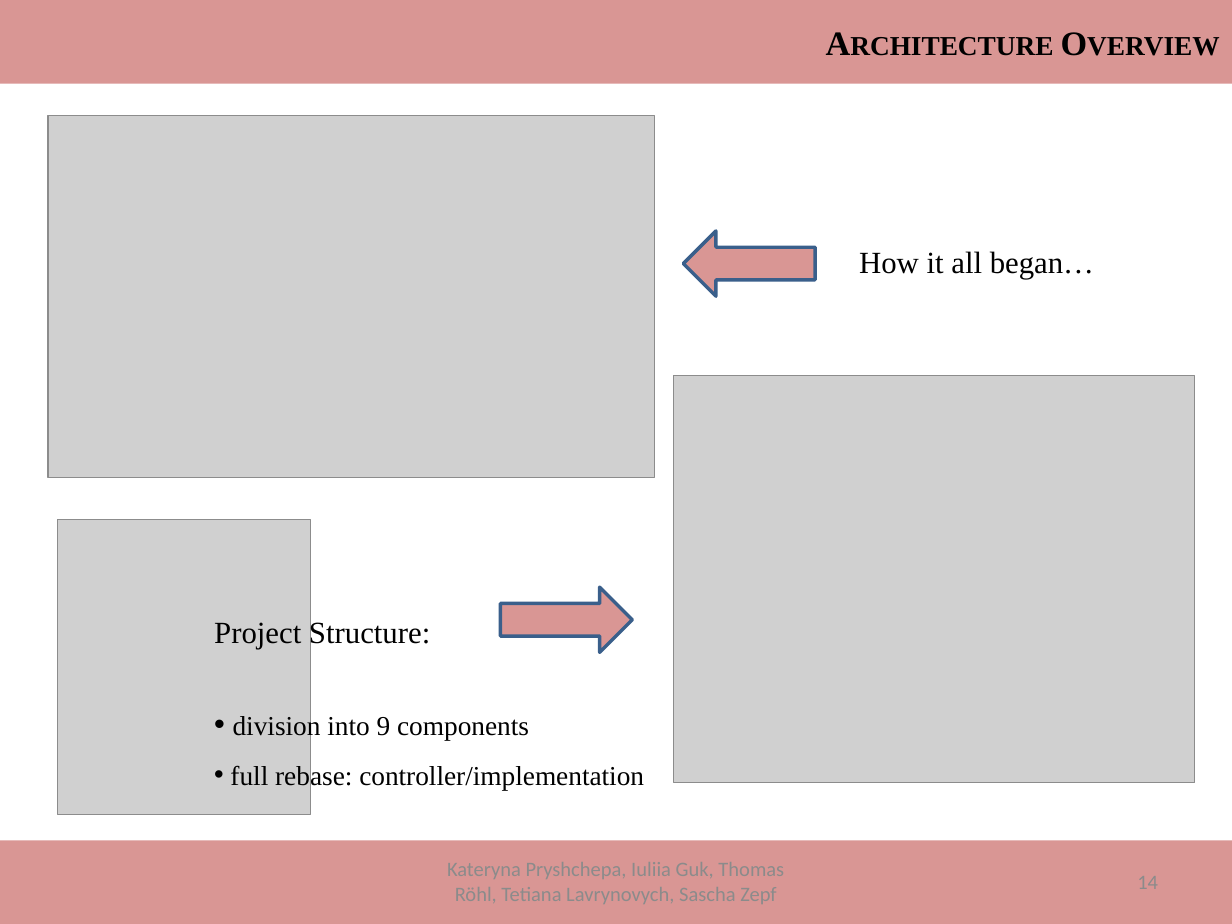
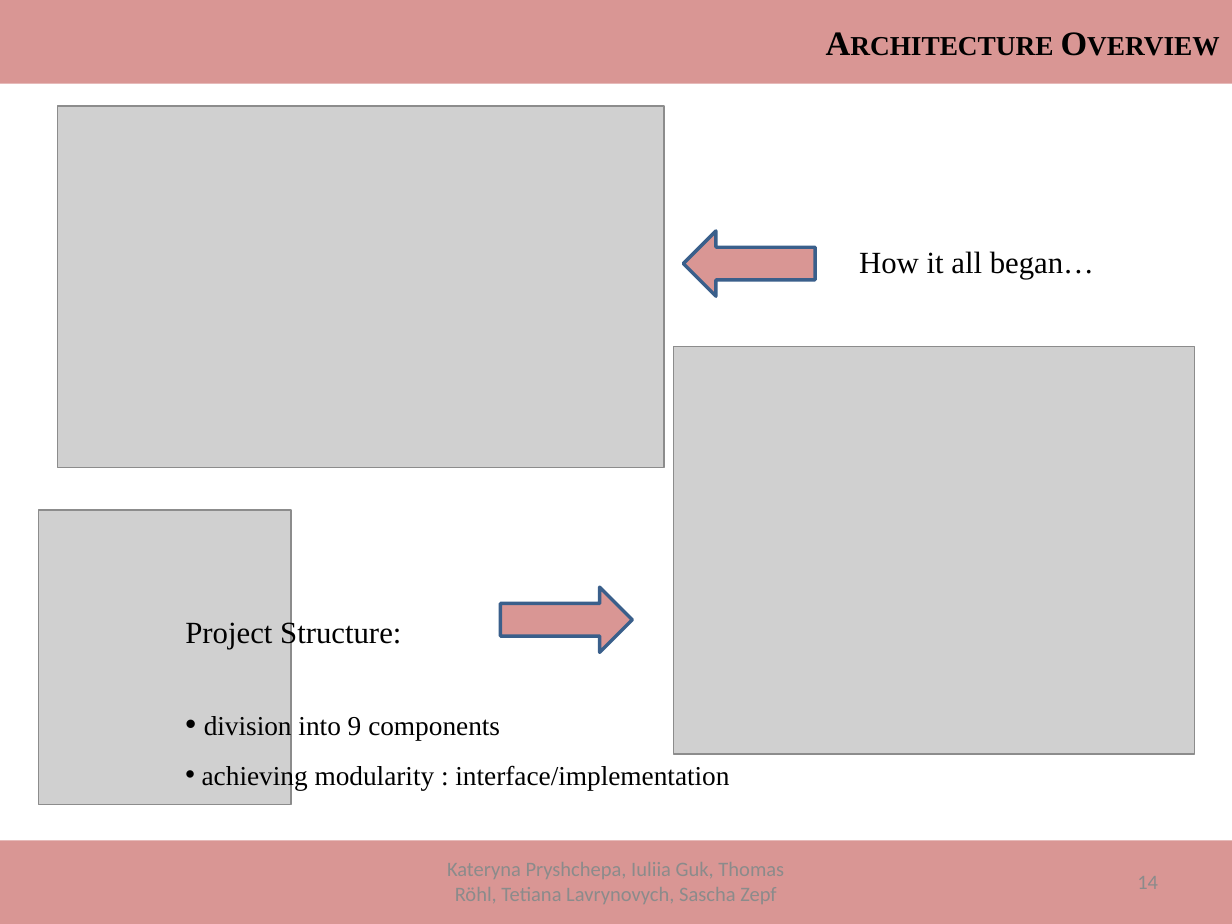
Before and after one commit to ThomasRoehl/ShopAdmin, a slide deck: slide 14 of Dokumentation/ShopAdmin_Final.pptx. Drawn at 1232x924 pixels with LibreOffice and Linux fonts; fonts in the diff are those of the drawing; grey boxes stand for pictures. Boxes give left, top, right and bottom in pixels: in the first picture for what was removed or moved away, otherwise in the second. Text is boxed around its words. In the diff, an @@ line names an element or a change of style, - is before the commit and + after.

Commit message:
presentation completed

```diff
--- a/Dokumentation/ShopAdmin_Final.pptx
+++ b/Dokumentation/ShopAdmin_Final.pptx
@@ picture moved from (x1=48, y1=116, x2=654, y2=478) to (x1=58, y1=106, x2=664, y2=468) @@
@@ picture moved from (x1=674, y1=376, x2=1195, y2=784) to (x1=674, y1=346, x2=1195, y2=754) @@
@@ picture moved from (x1=58, y1=520, x2=310, y2=814) to (x1=38, y1=510, x2=291, y2=804) @@
@@ text "Project Structure:" moved from (x1=214, y1=619, x2=644, y2=790) to (x1=185, y1=619, x2=729, y2=790) @@
@@ text at (x1=202, y1=764, x2=729, y2=790): text changed @@
-• full rebase: controller/implementation
+• achieving modularity : interface/implementation
```
Also in this commit, not shown: 5 other slides changed, 1 slide added, 1 other file.
